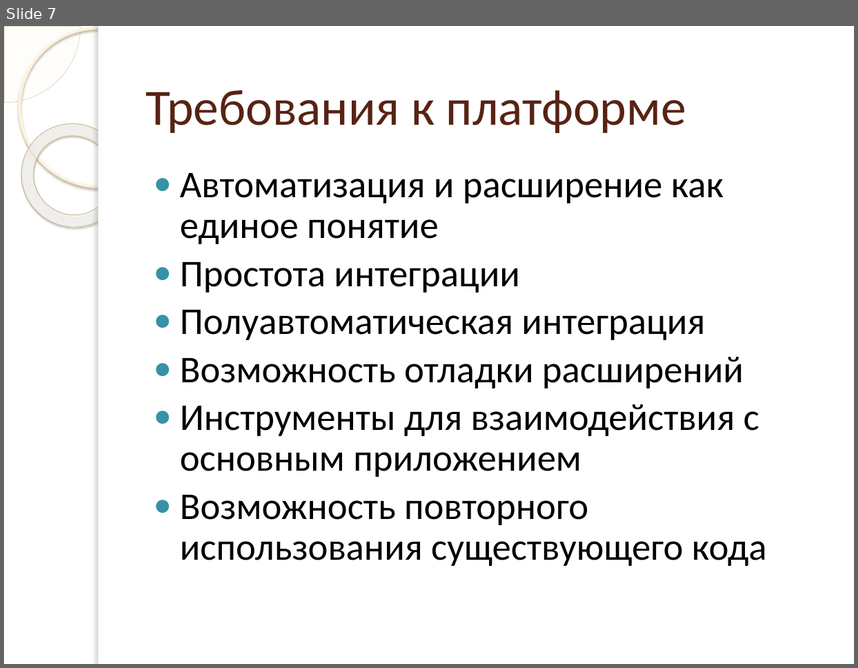
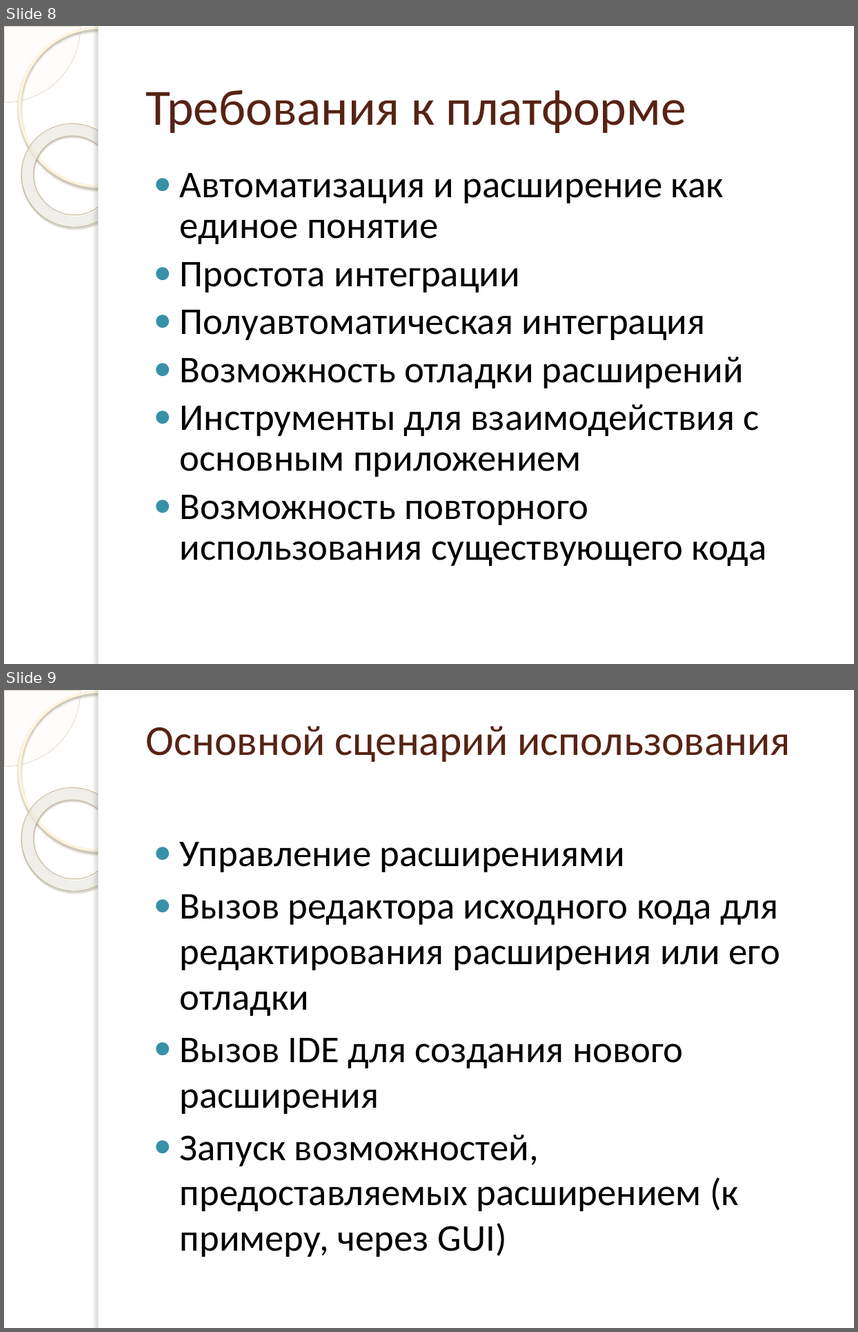
Before and after one commit to Antash/sda, a slide deck: itmo/presentation/Yolkin.pptx. Shown one above the other, each under a label of ours: slide 7 before the commit, slides 8 and 9 after it. The pictures are 858x668 and 858x1332 pixels, drawn with LibreOffice and Linux fonts; fonts in the diff are those of the drawing; background and template pictures are left out. Boxes give left, top, right and bottom in pixels: in the first picture for what was removed or moved away, otherwise in the second. Text is boxed around its words. In the diff, an @@ line names an element or a change of style, - is before the commit and + after.

```diff
--- a/itmo/presentation/Yolkin.pptx
+++ b/itmo/presentation/Yolkin.pptx
@@ slide 9 added at [4,690,854,1328], background picture (left out); not listed: 5 template elements that a slide beside it also shows @@
@@ title added at [146,726,791,762], 36 pt, text #572314 @@
+Основной сценарий использования
@@ text added at [180,842,780,1256], 32 pt, text #000000 @@
+● Управление расширениями
+● Вызов редактора исходного кода для редактирования расширения или его отладки
+● Вызов IDE для создания нового расширения
+● Запуск возможностей, предоставляемых расширением (к примеру, через GUI)
@@ what was slide 7 is now slide 8 @@
```
Also in this commit, not shown: 1 slide changed, 1 other slide added, 1 other file.
